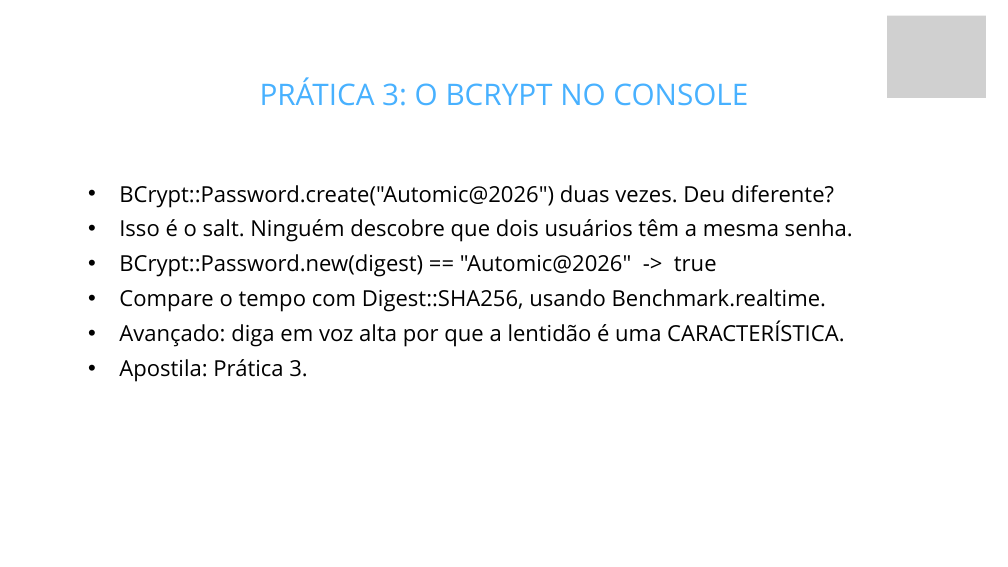
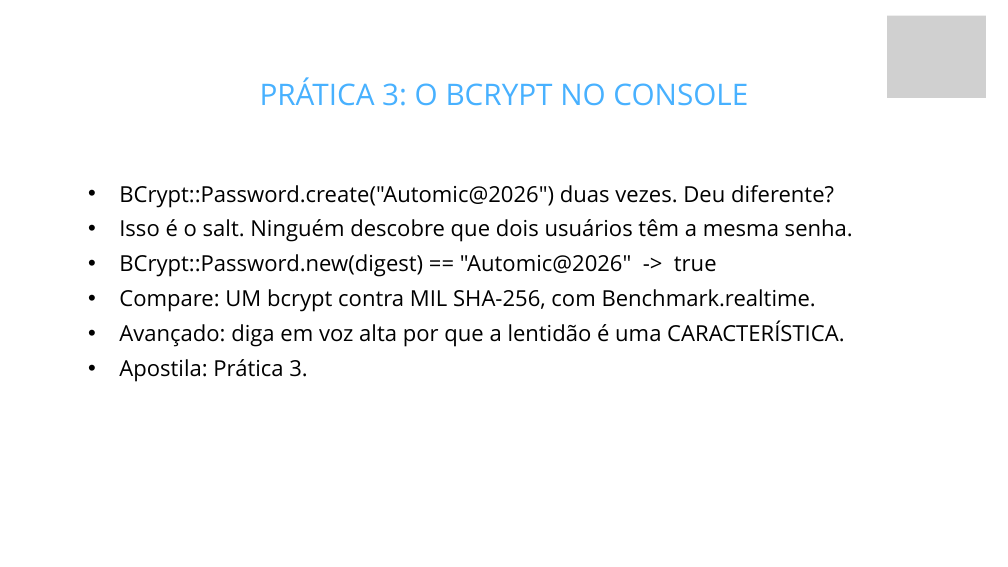
Before and after one commit to fabriciosiqueira08/capacitacao-gabarito, a slide deck: slide 28 of slides/build/aula-02-banco-de-dados-e-activerecord.pptx. Drawn at 1008x567 pixels with LibreOffice and Linux fonts; fonts in the diff are those of the drawing; grey boxes stand for pictures; background and template pictures are left out. Boxes give left, top, right and bottom in pixels: in the first picture for what was removed or moved away, otherwise in the second. Text is boxed around its words. In the diff, an @@ line names an element or a change of style, - is before the commit and + after.

```diff
--- a/slides/build/aula-02-banco-de-dados-e-activerecord.pptx
+++ b/slides/build/aula-02-banco-de-dados-e-activerecord.pptx
@@ text at (119,289,816,312): text changed @@
-  • Compare o tempo com Digest::SHA256, usando Benchmark.realtime.
+  • Compare: UM bcrypt contra MIL SHA-256, com Benchmark.realtime.
```
Also in this commit, not shown: 34 other files.
